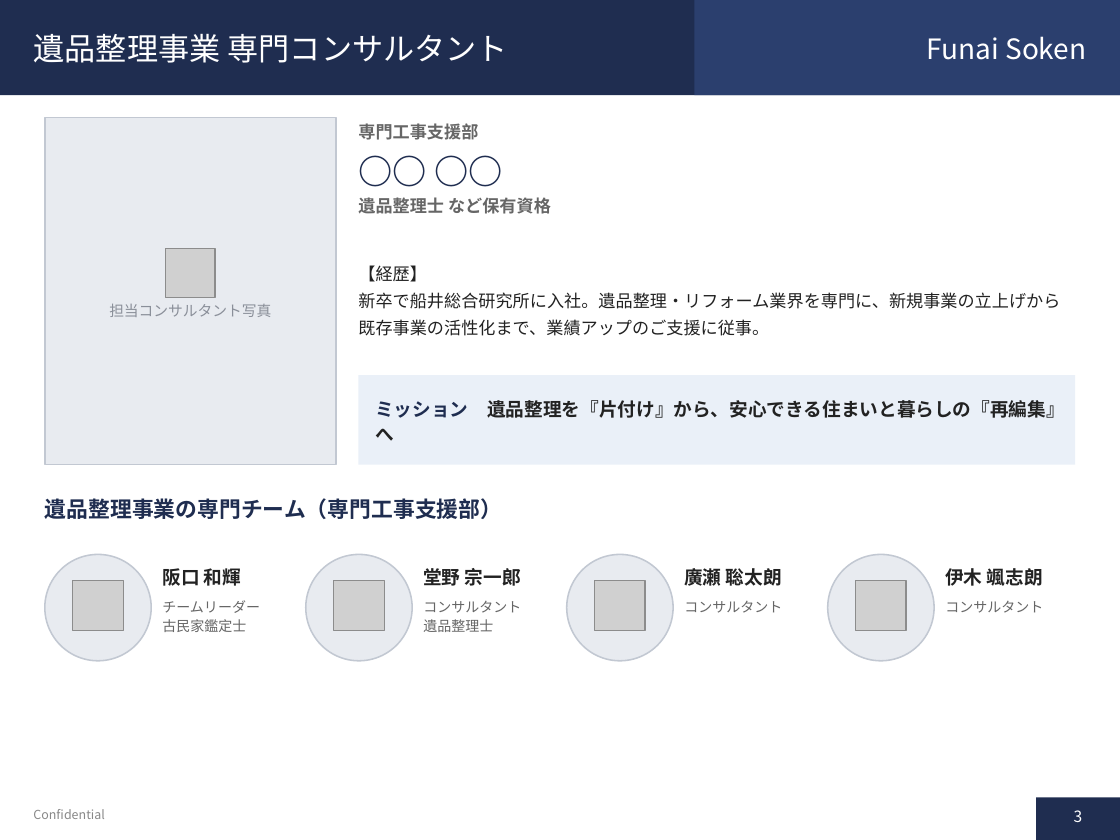
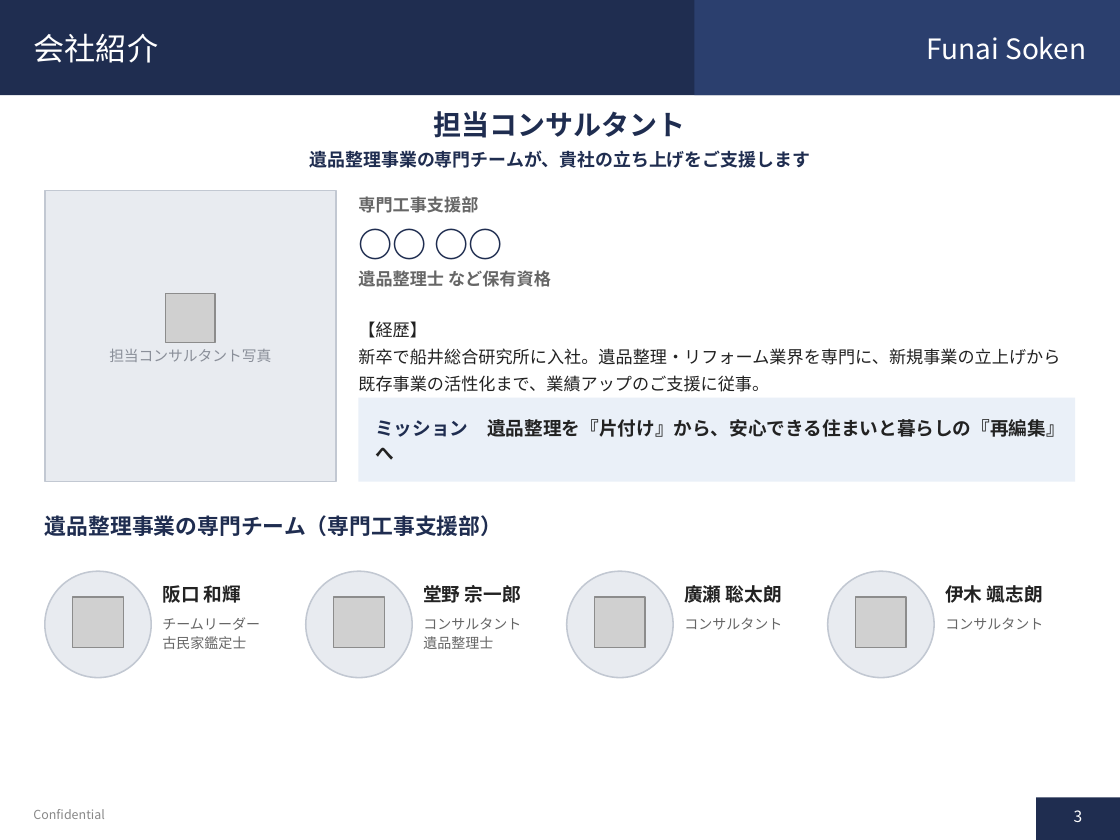
Before and after one commit to soshiro-iki-sys/-, a slide deck: slide 3 of proposals/遺品整理事業_企画書.pptx. Drawn at 1120x840 pixels with LibreOffice and Linux fonts; fonts in the diff are those of the drawing; grey boxes stand for pictures. Boxes give left, top, right and bottom in pixels: in the first picture for what was removed or moved away, otherwise in the second. Text is boxed around its words. In the diff, an @@ line names an element or a change of style, - is before the commit and + after.

```diff
--- a/proposals/遺品整理事業_企画書.pptx
+++ b/proposals/遺品整理事業_企画書.pptx
@@ title at bbox=[34, 33, 159, 63]: text changed @@
-遺品整理事業 専門コンサルタント
+会社紹介
@@ text added at bbox=[434, 111, 686, 138], 18 pt, text #1F2D50, bold @@
+担当コンサルタント
@@ text added at bbox=[310, 150, 811, 168], 11.5 pt, text #1F2D50, bold @@
+遺品整理事業の専門チームが、貴社の立ち上げをご支援します
@@ rectangle: place and size @@
-rectangle at bbox=[45, 118, 336, 465]
+rectangle at bbox=[45, 190, 336, 482]
@@ text "専門工事支援部": place and size @@
-text "専門工事支援部" at bbox=[358, 123, 551, 214]
+text "専門工事支援部" at bbox=[358, 196, 551, 287]
@@ picture: place and size @@
-picture at bbox=[166, 249, 215, 298]
+picture at bbox=[166, 293, 215, 343]
@@ text "【経歴】": place and size @@
-text "【経歴】" at bbox=[358, 265, 1060, 336]
+text "【経歴】" at bbox=[358, 321, 1060, 392]
@@ text "担当コンサルタント写真": place and size @@
-text "担当コンサルタント写真" at bbox=[109, 304, 271, 317]
+text "担当コンサルタント写真" at bbox=[109, 349, 271, 362]
@@ rectangle: place and size @@
-rectangle at bbox=[358, 375, 1075, 465]
+rectangle at bbox=[358, 398, 1075, 482]
@@ text "ミッション 遺品整理を『片付け』から、安心できる住まいと暮らしの『再編集』へ": place and size @@
-text "ミッション 遺品整理を『片付け』から、安心できる住まいと暮らしの『再編集』へ" at bbox=[375, 400, 1065, 418]
+text "ミッション 遺品整理を『片付け』から、安心できる住まいと暮らしの『再編集』へ" at bbox=[375, 419, 1065, 437]
@@ 9 texts, 4 pictures, 4 ellipses: place and size @@
-9 texts, 4 pictures, 4 ellipses at bbox=[45, 498, 1043, 661]
+9 texts, 4 pictures, 4 ellipses at bbox=[45, 515, 1043, 678]
```
Also in this commit, not shown: 12 other slides changed, 11 other files.
